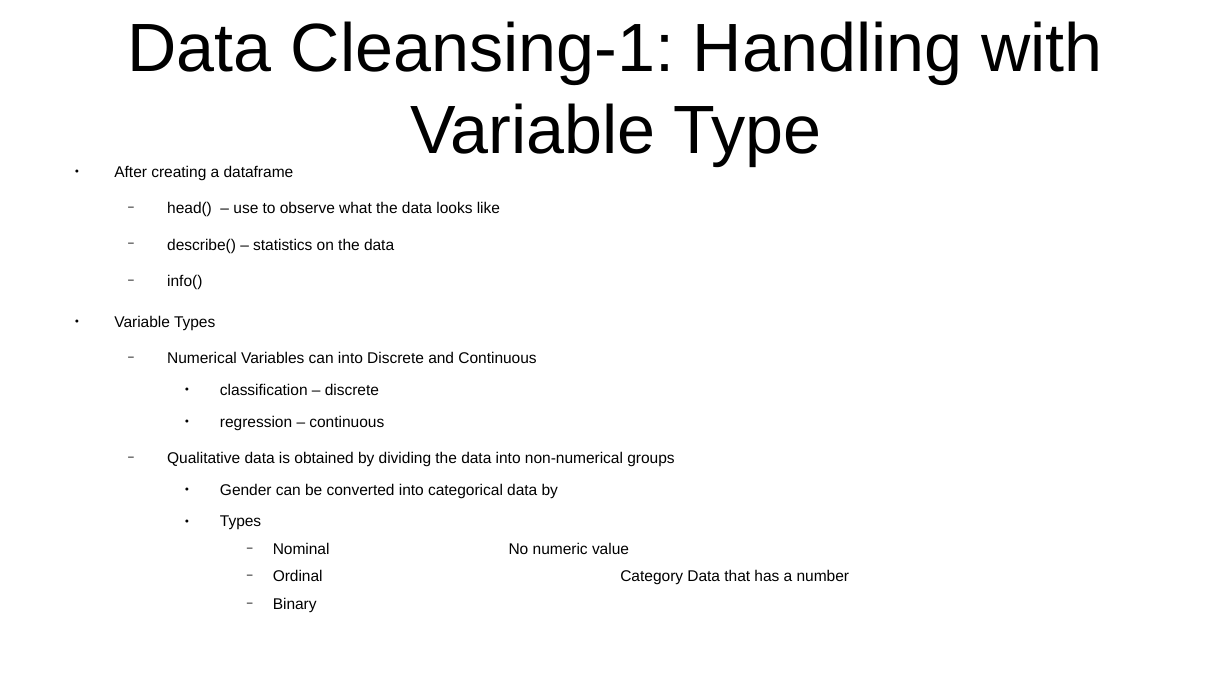
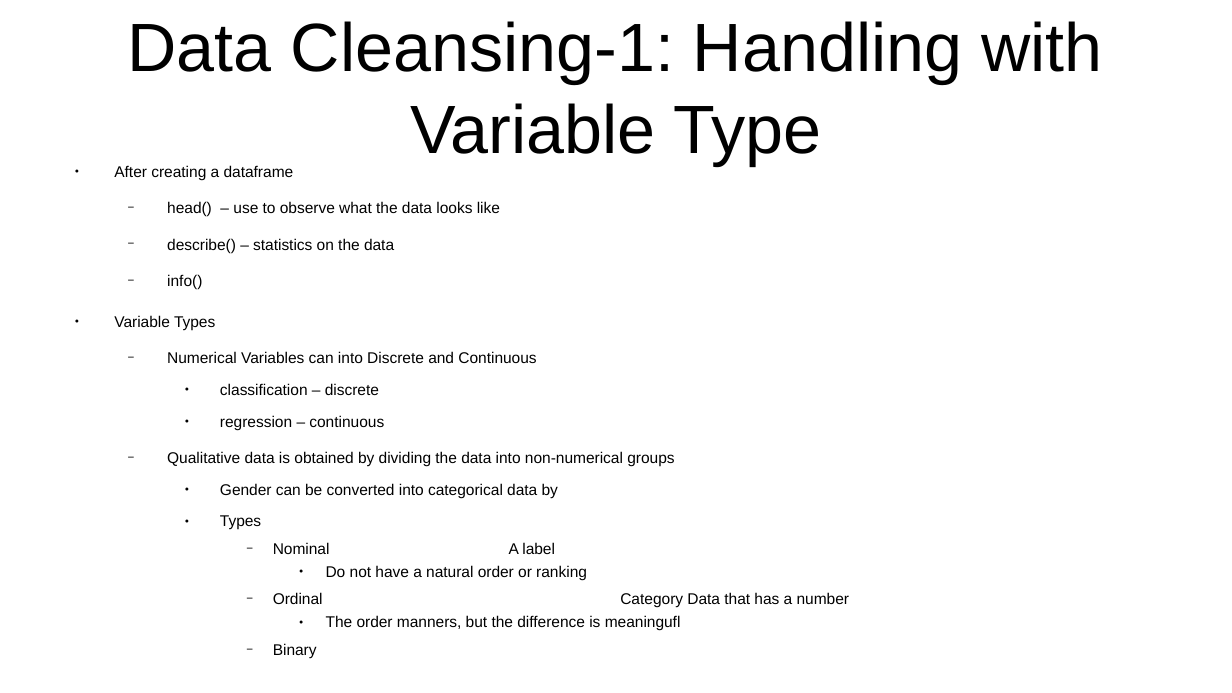
Before and after one commit to CharlesStockman/dataScience, a slide deck: slide 4 of magnimindAcademy/data_exploration/DataExploration.odp. Drawn at 1232x693 pixels with LibreOffice and Linux fonts; fonts in the diff are those of the drawing. Boxes give left, top, right and bottom in pixels: in the first picture for what was removed or moved away, otherwise in the second. Text is boxed around its words. In the diff, an @@ line names an element or a change of style, - is before the commit and + after.

```diff
--- a/magnimindAcademy/data_exploration/DataExploration.odp
+++ b/magnimindAcademy/data_exploration/DataExploration.odp
@@ text at (273,542,587,580): text changed @@
-      − Nominal No numeric value
+      − Nominal A label
+        ● Do not have a natural order or ranking
@@ text at (326,615,681,631): paragraph added @@
+        ● The order manners, but the difference is meaningufl
```
Also in this commit, not shown: 5 other slides changed, 4 other files.
